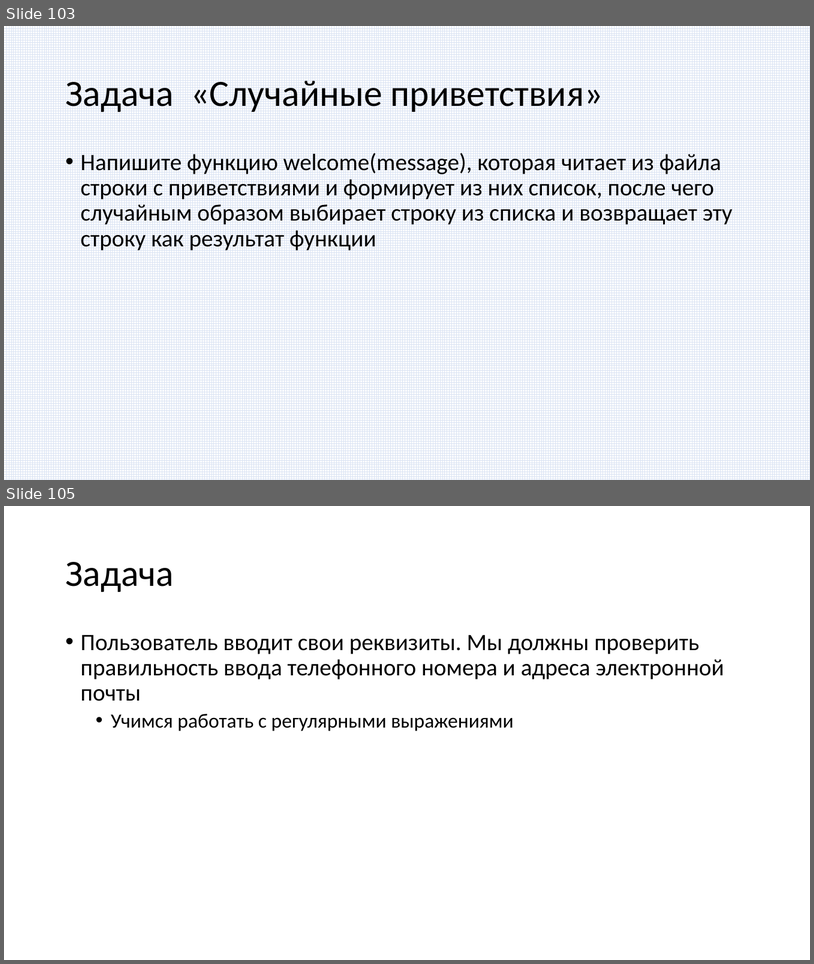
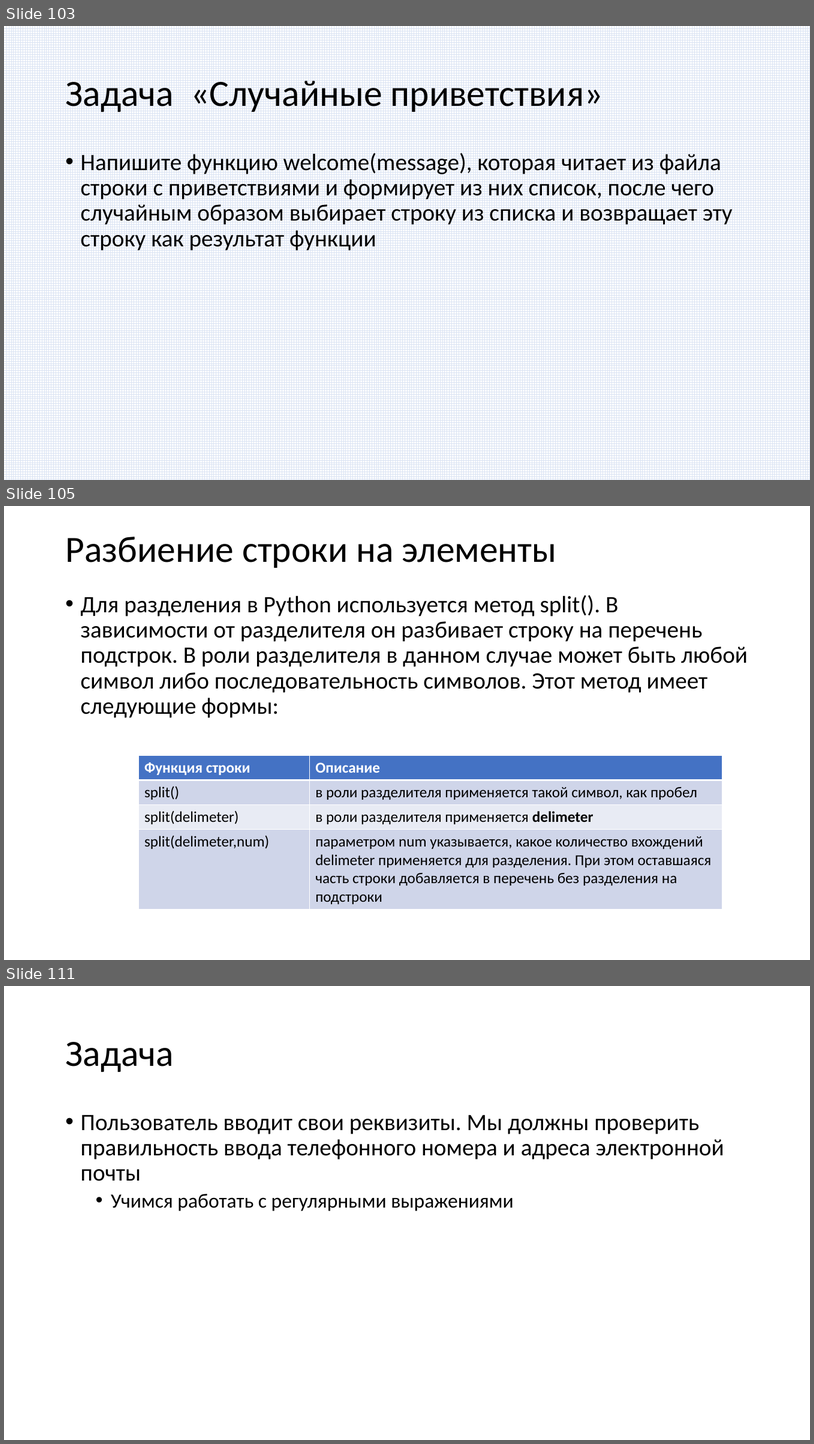
Before and after one commit to paveltsytovich/telegram-course, a slide deck: Presentation/Разработка ботов для телеграмм на Python.pptx. Shown one above the other, each under a label of ours: slides 103 and 105 before the commit, slides 103, 105 and 111 after it; the slides between them are not shown. The pictures are 814x964 and 814x1444 pixels, drawn with LibreOffice and Linux fonts; fonts in the diff are those of the drawing. Boxes give left, top, right and bottom in pixels: in the first picture for what was removed or moved away, otherwise in the second. Text is boxed around its words. In the diff, an @@ line names an element or a change of style, - is before the commit and + after.

```diff
--- a/Presentation/Разработка ботов для телеграмм на Python.pptx
+++ b/Presentation/Разработка ботов для телеграмм на Python.pptx
@@ slide 105 added at [4, 506, 810, 960], background #FFFFFF @@
@@ title added at [65, 537, 557, 568], 44 pt, text #000000 @@
+Разбиение строки на элементы
@@ text added at [81, 595, 748, 718], 28 pt, text #000000 @@
+• Для разделения в Python используется метод split(). В зависимости от разделителя он разбивает строку на перечень подстрок. В роли разделителя в данном случае может быть любой символ либо последовательность символов. Этот метод имеет следующие формы:
@@ table added at [138, 755, 723, 907], 4 rows, 2 columns @@
+Функция строки | Описание
+split() | в роли разделителя применяется такой символ, как пробел
+split(delimeter) | в роли разделителя применяется delimeter
+split(delimeter,num) | параметром num указывается, какое количество вхождений delimeter применяется для разделения. При этом оставшаяся часть строки добавляется в перечень без разделения на подстроки
@@ what was slide 105 is now slide 111 @@
```
Also in this commit, not shown: 1 slide changed, 5 other slides added, 4 other files.
